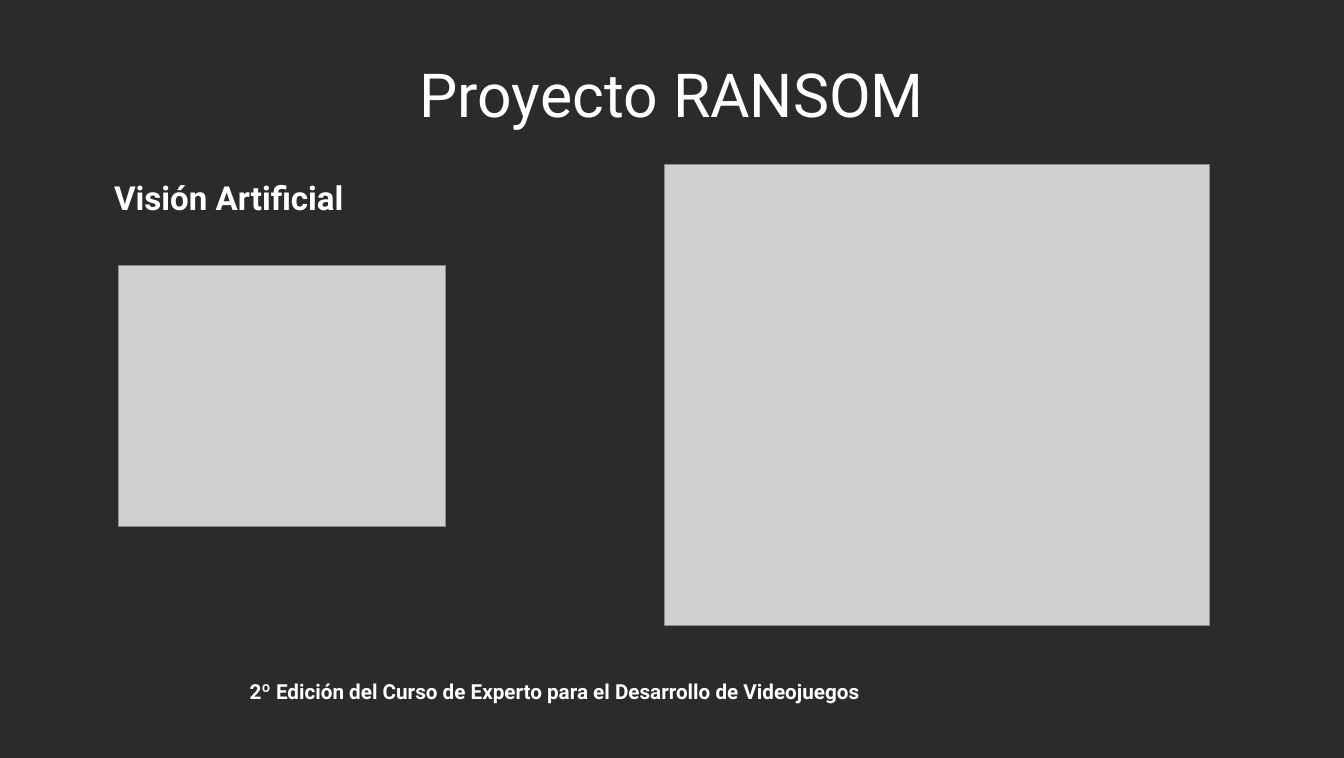
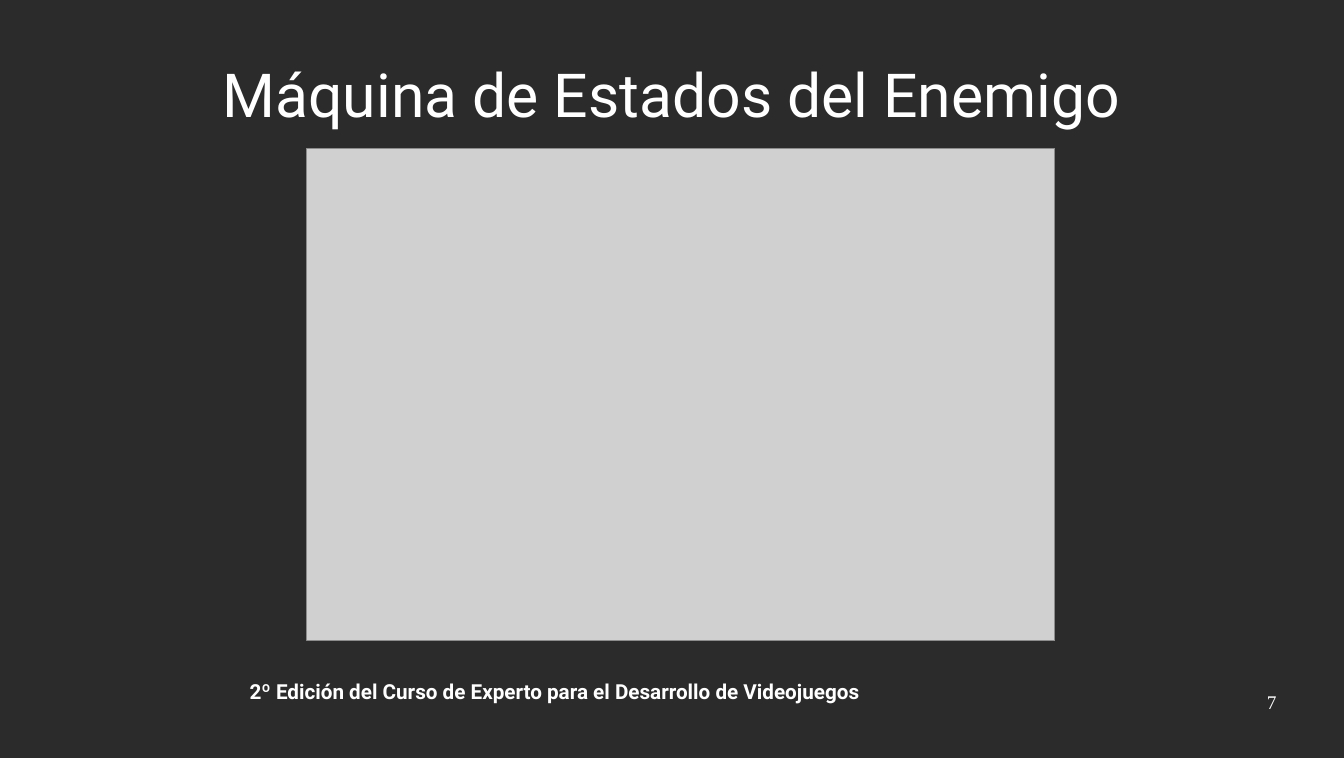
Before and after one commit to bievis/cedv-grupo4, a slide deck: slide 7 of ransom/doc/Presentacion/Presentacion.odp (slide 5 before the commit). Drawn at 1344x758 pixels with LibreOffice and Linux fonts; fonts in the diff are those of the drawing; grey boxes stand for pictures; background and template pictures are left out; a plain dark background stands for a picture behind light text. Boxes give left, top, right and bottom in pixels: in the first picture for what was removed or moved away, otherwise in the second. Text is boxed around its words. In the diff, an @@ line names an element or a change of style, - is before the commit and + after.

```diff
--- a/ransom/doc/Presentacion/Presentacion.odp
+++ b/ransom/doc/Presentacion/Presentacion.odp
@@ title at [223,71,1119,130]: text changed @@
-Proyecto RANSOM
+Máquina de Estados del Enemigo
@@ picture: place and size @@
-picture at [664,164,1210,624]
+picture at [307,149,1055,641]
@@ text removed at [114,185,344,211] @@
-Visión Artificial
@@ picture removed at [119,266,446,527] @@
@@ page number added at [1267,696,1277,709], 14 pt, text #FFFFFF @@
+7
```
Also in this commit, not shown: 10 other slides changed, 1 slide added, 1 slide removed.
